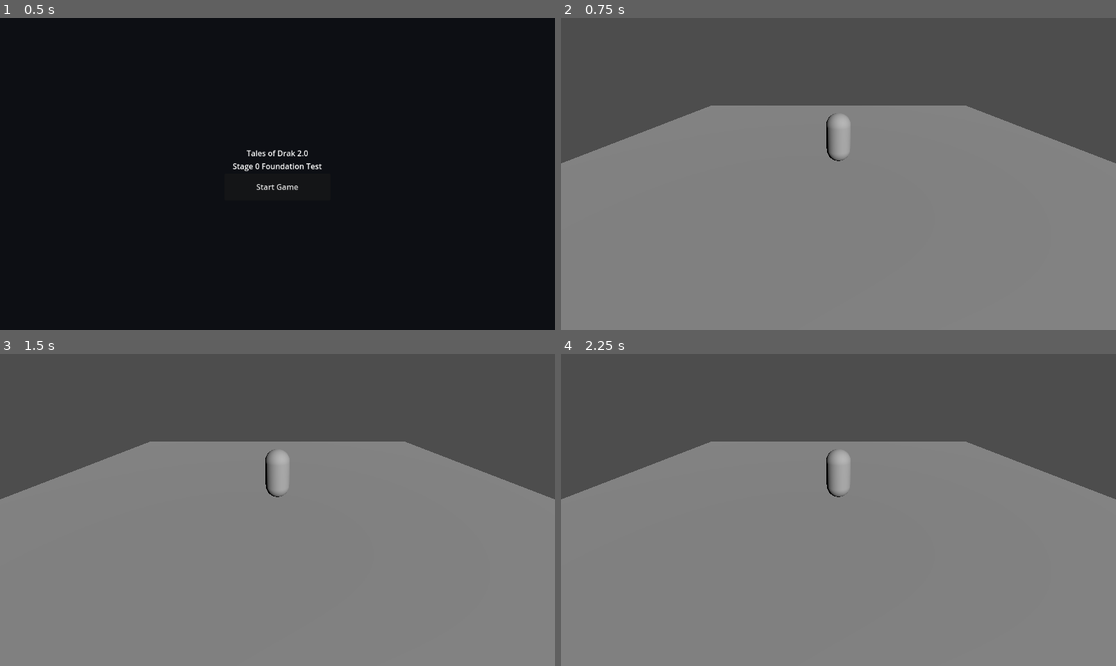
Above: before the commit, frames 1-4 (two rows, left to right).
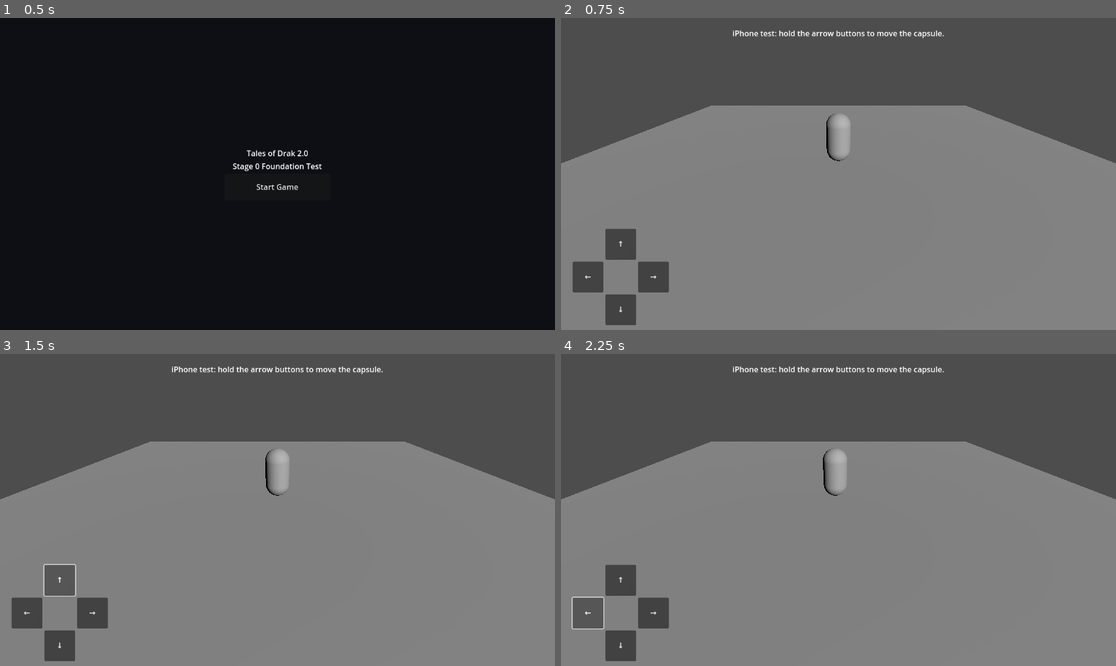
Above: after the commit, the same moments.

Repository: tristanvickery20/Tales-of-Drak-2.0
Game: Godot game, scene res://scenes/main_menu/main_menu.tscn
The game is run twice, just before and just after one commit, with the same random seed, the same clock (stepped at 60 frames per second) and the same inputs.
Inputs (mouse positions are in pixels of both pictures, inside the frame that each line leads up to):
- Up to frame 1 (0.5 s): no input
- Up to frame 2 (0.75 s): click "Start Game" at 0.5 s
- Up to frame 3 (1.5 s): click (61, 581) at 1.25 s, where only the run after the commit has a clickable "↑"
- Up to frame 4 (2.25 s): click (588, 612) at 2 s, where only the run after the commit has a clickable "←"

Frame 1 is identical in both runs. In frame 2, 2.5% of the frame differs, in the area x 2-69%, y 4-99%; in frame 3, 2.6%; in frame 4, 2.9%, in the area x 1-69%, y 4-99%.

Commit message:
Add iPhone touch movement test controls

Diff:
--- a/scenes/test_world/test_world.tscn
+++ b/scenes/test_world/test_world.tscn
@@ -1,4 +1,7 @@
-[gd_scene load_steps=5 format=3 uid="uid://tod_test_world"]
+[gd_scene load_steps=7 format=3 uid="uid://tod_test_world"]
+
+[ext_resource type="Script" path="res://scripts/mobile_test_player.gd" id="1_mobile_player"]
+[ext_resource type="Script" path="res://scripts/mobile_test_controls.gd" id="2_mobile_controls"]
 
 [sub_resource type="BoxMesh" id="BoxMesh_ground"]
 size = Vector3(24, 0.2, 24)
@@ -31,6 +34,7 @@
 
 [node name="PlaceholderPlayer" type="CharacterBody3D" parent="."]
 transform = Transform3D(1, 0, 0, 0, 1, 0, 0, 0, 1, 0, 1.1, 0)
+script = ExtResource("1_mobile_player")
 
 [node name="PlayerMesh" type="MeshInstance3D" parent="PlaceholderPlayer"]
 mesh = SubResource("CapsuleMesh_player")
@@ -41,3 +45,73 @@
 [node name="Camera3D" type="Camera3D" parent="."]
 transform = Transform3D(1, 0, 0, 0, 0.866025, 0.5, 0, -0.5, 0.866025, 0, 4, 8)
 current = true
+
+[node name="MobileTestControls" type="CanvasLayer" parent="."]
+script = ExtResource("2_mobile_controls")
+
+[node name="Controls" type="Control" parent="MobileTestControls"]
+layout_mode = 3
+anchors_preset = 15
+anchor_right = 1.0
+anchor_bottom = 1.0
+grow_horizontal = 2
+grow_vertical = 2
+
+[node name="InstructionLabel" type="Label" parent="MobileTestControls/Controls"]
+layout_mode = 1
+anchors_preset = 10
+anchor_right = 1.0
+offset_left = 20.0
+offset_top = 20.0
+offset_right = -20.0
+offset_bottom = 60.0
+grow_horizontal = 2
+text = "iPhone test: hold the arrow buttons to move the capsule."
+horizontal_alignment = 1
+
+[node name="MovePad" type="Control" parent="MobileTestControls/Controls"]
+layout_mode = 1
+anchors_preset = 2
+anchor_top = 1.0
+anchor_bottom = 1.0
+offset_left = 24.0
+offset_top = -210.0
+offset_right = 224.0
+offset_bottom = -20.0
+grow_vertical = 0
+
+[node name="UpButton" type="Button" parent="MobileTestControls/Controls/MovePad"]
+custom_minimum_size = Vector2(64, 64)
+layout_mode = 0
+offset_left = 68.0
+offset_top = 0.0
+offset_right = 132.0
+offset_bottom = 64.0
+text = "↑"
+
+[node name="LeftButton" type="Button" parent="MobileTestControls/Controls/MovePad"]
+custom_minimum_size = Vector2(64, 64)
+layout_mode = 0
+offset_left = 0.0
+offset_top = 68.0
+offset_right = 64.0
+offset_bottom = 132.0
+text = "←"
+
+[node name="RightButton" type="Button" parent="MobileTestControls/Controls/MovePad"]
+custom_minimum_size = Vector2(64, 64)
+layout_mode = 0
+offset_left = 136.0
+offset_top = 68.0
+offset_right = 200.0
+offset_bottom = 132.0
+text = "→"
+
+[node name="DownButton" type="Button" parent="MobileTestControls/Controls/MovePad"]
+custom_minimum_size = Vector2(64, 64)
+layout_mode = 0
+offset_left = 68.0
+offset_top = 136.0
+offset_right = 132.0
+offset_bottom = 200.0
+text = "↓"
